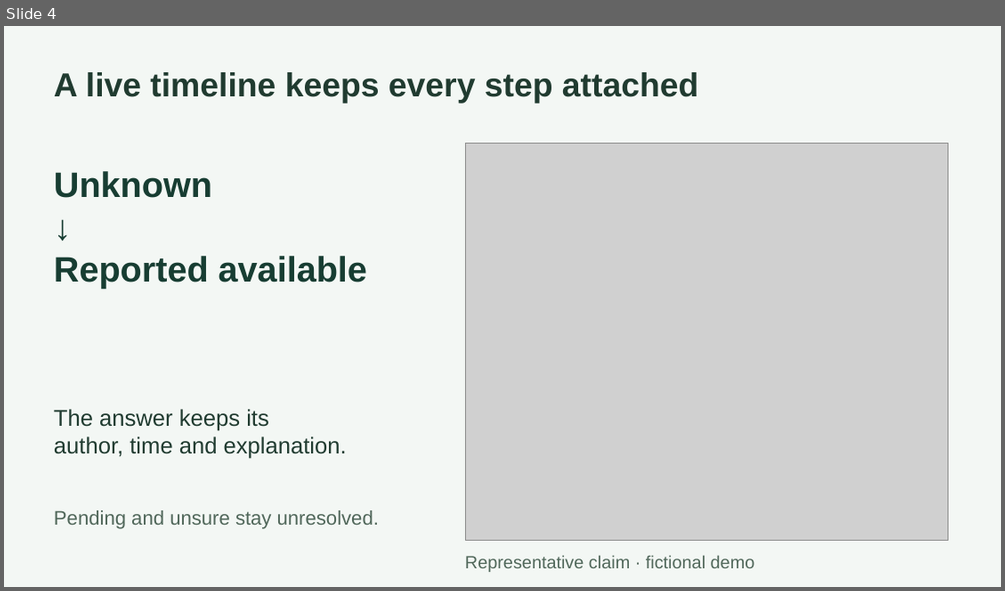
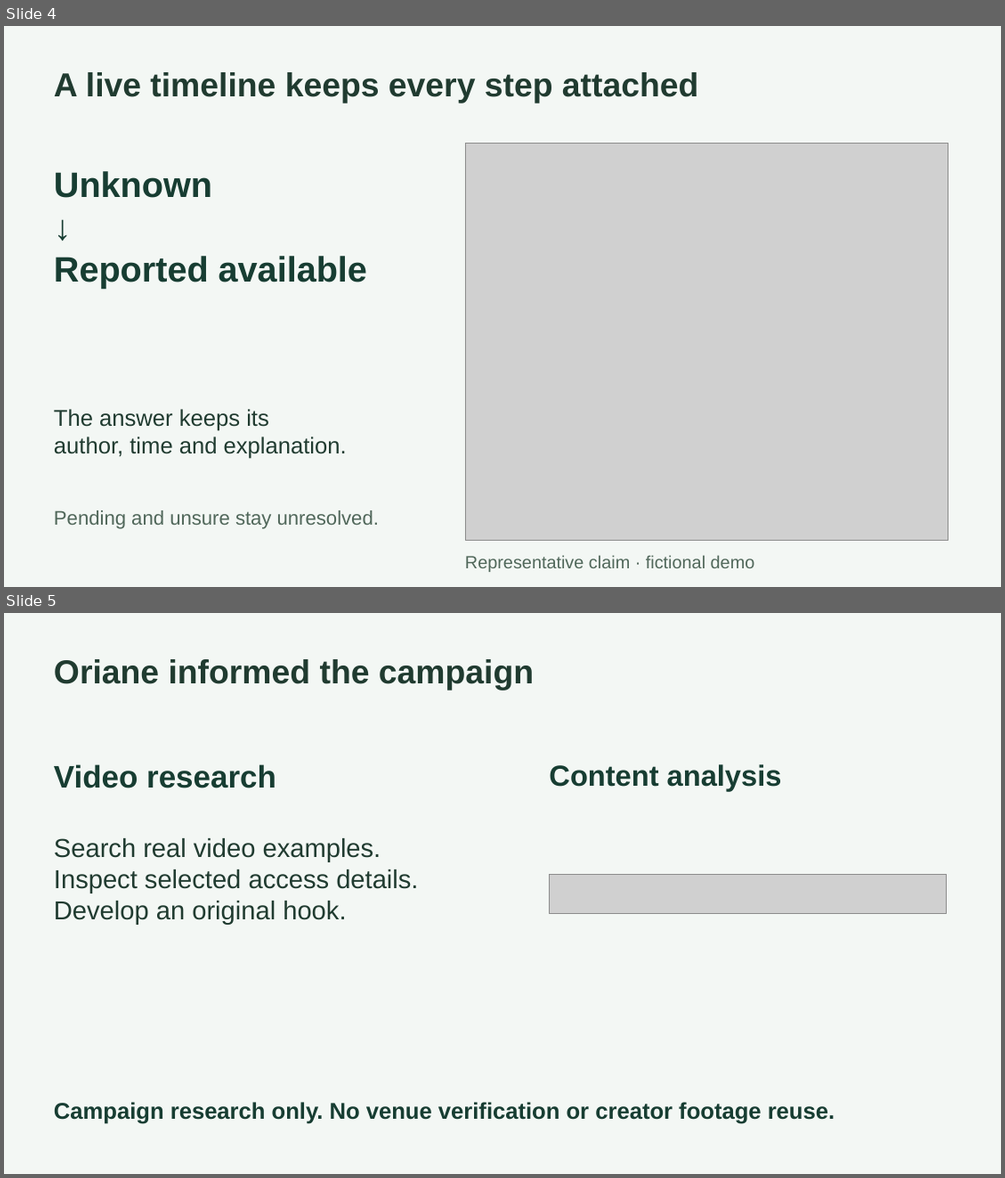
Before and after one commit to gowtham66867/accessproof, a slide deck: submission/AccessProof-Global-AI.pptx. Shown one above the other, each under a label of ours: slide 4 before the commit, slides 4 and 5 after it. The pictures are 1005x591 and 1005x1178 pixels, drawn with LibreOffice and Linux fonts; fonts in the diff are those of the drawing; grey boxes stand for pictures. Boxes give left, top, right and bottom in pixels: in the first picture for what was removed or moved away, otherwise in the second. Text is boxed around its words. In the diff, an @@ line names an element or a change of style, - is before the commit and + after.

Commit message:
Show Oriane research and clarify agent decisions in demo

```diff
--- a/submission/AccessProof-Global-AI.pptx
+++ b/submission/AccessProof-Global-AI.pptx
@@ slide 5 added at [4, 613, 1001, 1174], background #F3F7F4 @@
@@ text added at [54, 659, 534, 690], 32 pt, text #203B30, bold @@
+Oriane informed the campaign
@@ text added at [54, 764, 276, 788], 30 pt, text #173D32, bold @@
+Video research
@@ text added at [549, 764, 782, 791], 28 pt, text #173D32, bold @@
+Content analysis
@@ text added at [54, 838, 418, 925], 25 pt, text #203B30 @@
+Search real video examples.
+Inspect selected access details.
+Develop an original hook.
@@ picture added at [550, 874, 947, 913] @@
@@ text added at [54, 1102, 834, 1124], 22 pt, text #173D32, bold @@
+Campaign research only. No venue verification or creator footage reuse.
```
Also in this commit, not shown: 2 slides changed, 1 slide removed, 10 other files.
